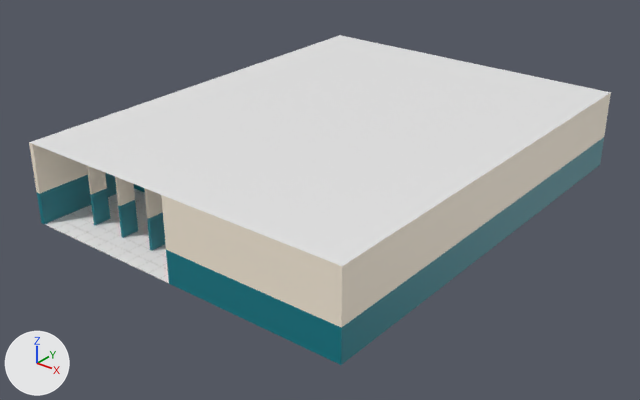
Two versions of the FBX model virtualhospital/models/ARQ-66.fbx, one commit apart.
Before and after are seen from a 50 mm camera at (16.87, -22.21, 13.17) aimed at (-0.12, -0.98, 0.01). Every picture has the same lights, and +X, +Y and +Z are marked at lower left.

Objects in the first picture: 'Pared', 'Piso', 'Techo'.
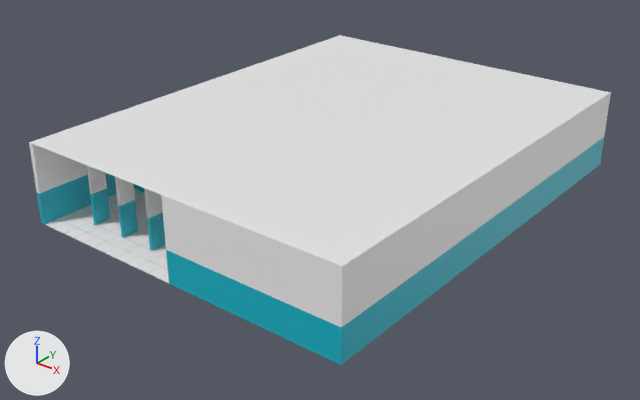
What the commit changed:
Material 'matparedbot' (mat_matparedbot) changes colour from cyan #007c89 to cyan #00b6ca; in linear values from (0.0, 0.2, 0.25) to (0.0, 0.468, 0.589).

Where the change shows, as pixel boxes [x1, y1, x2, y2] in the pictures (640 x 400 px):
'Pared', recoloured: [29, 94, 611, 365] in both
